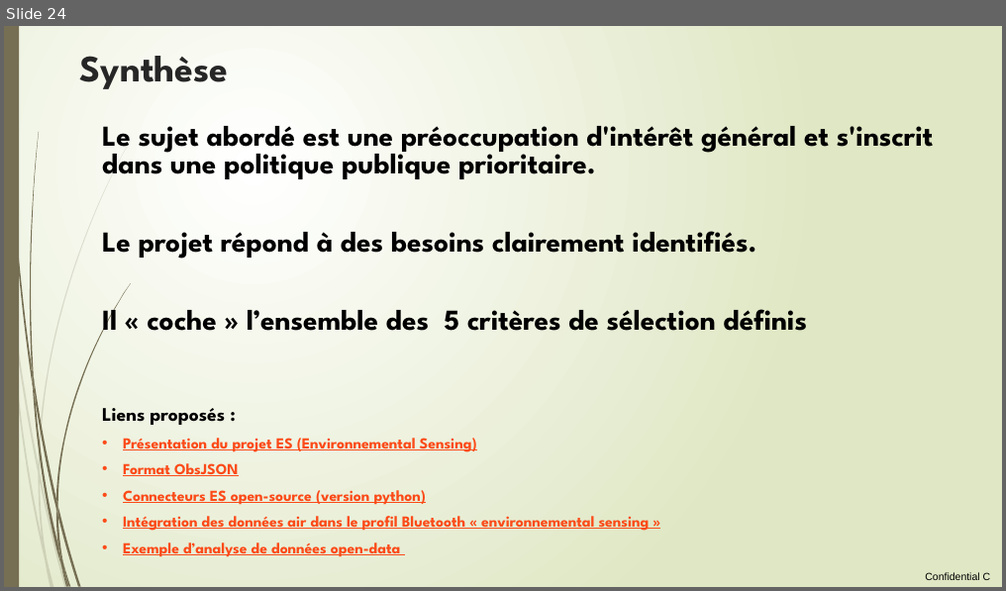
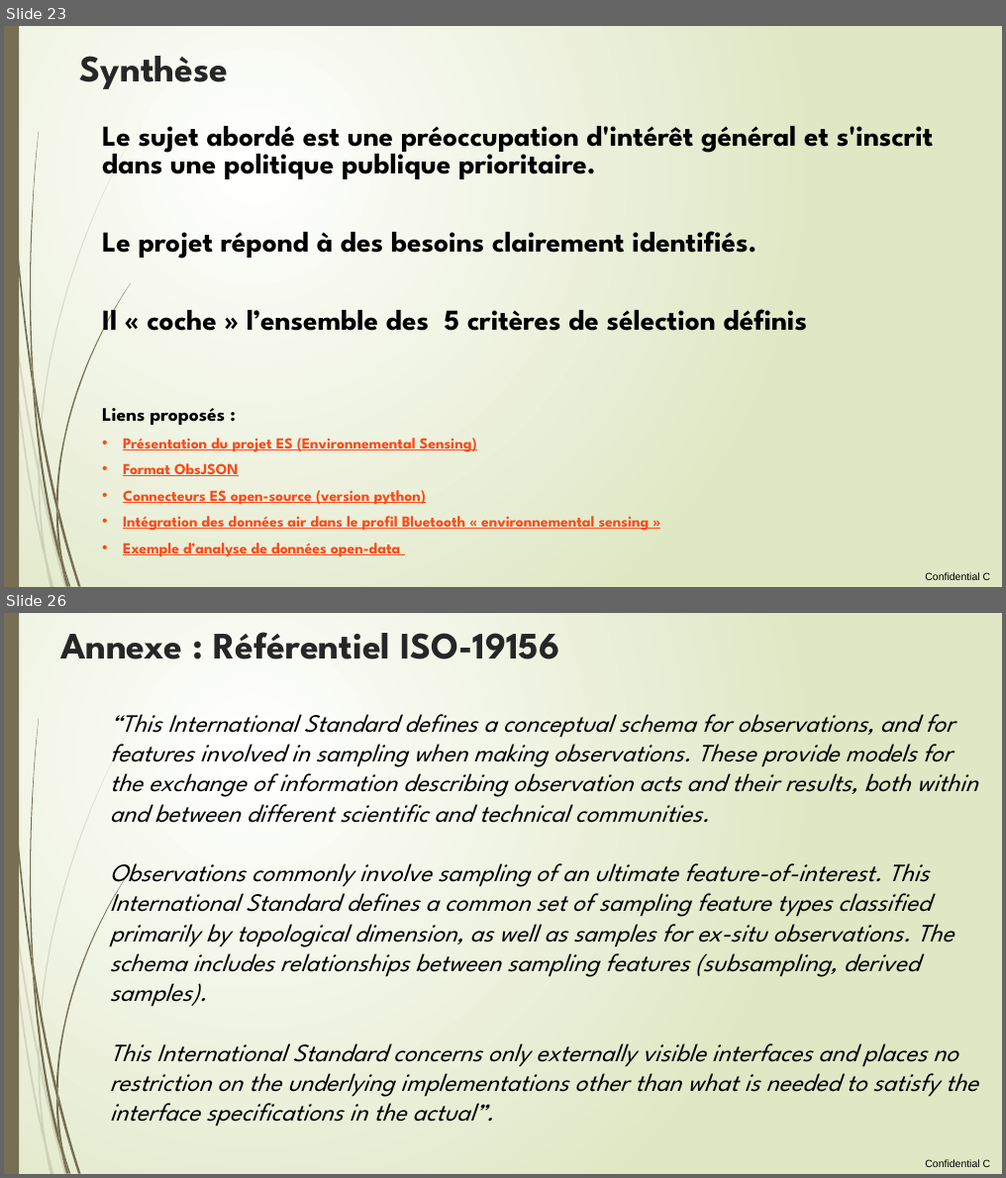
Before and after one commit to loco-philippe/Environmental-Sensing, a slide deck: documentation/initiative citoyenne.pptx. Shown one above the other, each under a label of ours: slide 24 before the commit, slides 23 and 26 after it; the slides between them are not shown. The pictures are 1006x591 and 1006x1178 pixels, drawn with LibreOffice and Linux fonts; fonts in the diff are those of the drawing. Boxes give left, top, right and bottom in pixels: in the first picture for what was removed or moved away, otherwise in the second. Text is boxed around its words. In the diff, an @@ line names an element or a change of style, - is before the commit and + after.

```diff
--- a/documentation/initiative citoyenne.pptx
+++ b/documentation/initiative citoyenne.pptx
@@ slide 26 added at box(4, 613, 1002, 1174), background gradient #FFFFFF to #DFE8C4; not listed: 25 template elements that a slide beside it also shows @@
@@ title added at box(60, 632, 559, 660), 36 pt, text #262626, bold @@
+Annexe : Référentiel ISO-19156
@@ text added at box(110, 714, 978, 1127), 24 pt, text #000000, italic @@
+“This International Standard defines a conceptual schema for observations, and for features involved in sampling when making observations. These provide models for the exchange of information describing observation acts and their results, both within and between different scientific and technical communities.
+Observations commonly involve sampling of an ultimate feature-of-interest. This International Standard defines a common set of sampling feature types classified primarily by topological dimension, as well as samples for ex-situ observations. The schema includes relationships between sampling features (subsampling, derived samples).
+This International Standard concerns only externally visible interfaces and places no restriction on the underlying implementations other than what is needed to satisfy the interface specifications in the actual”.
@@ what was slide 24 is now slide 23 @@
```
Also in this commit, not shown: 12 slides changed, 1 other slide added, 2 slides removed, 10 other files.
